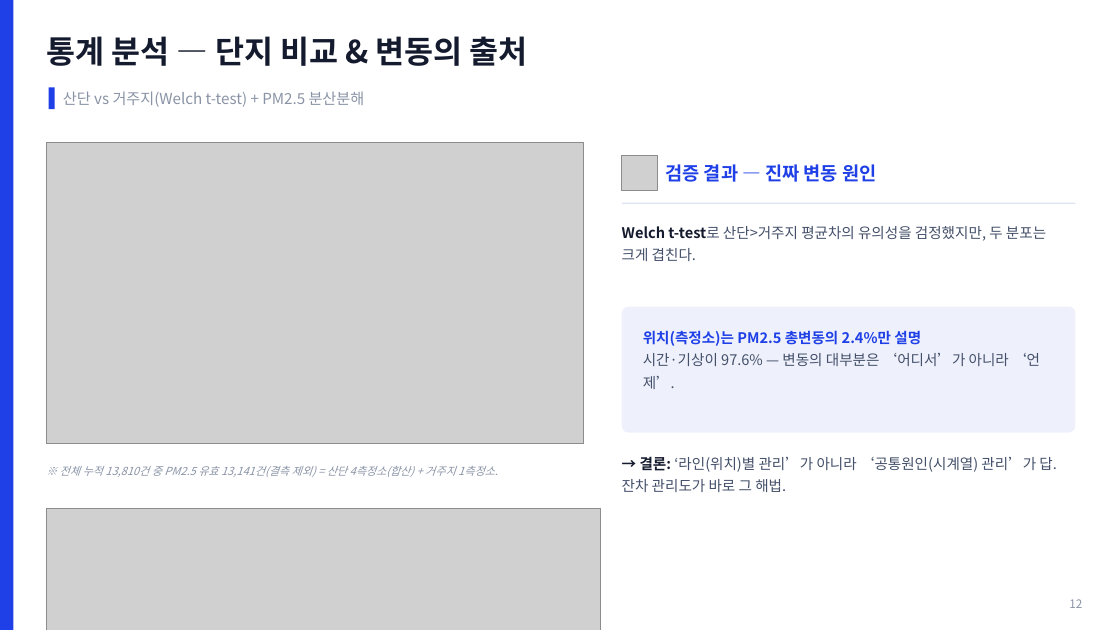
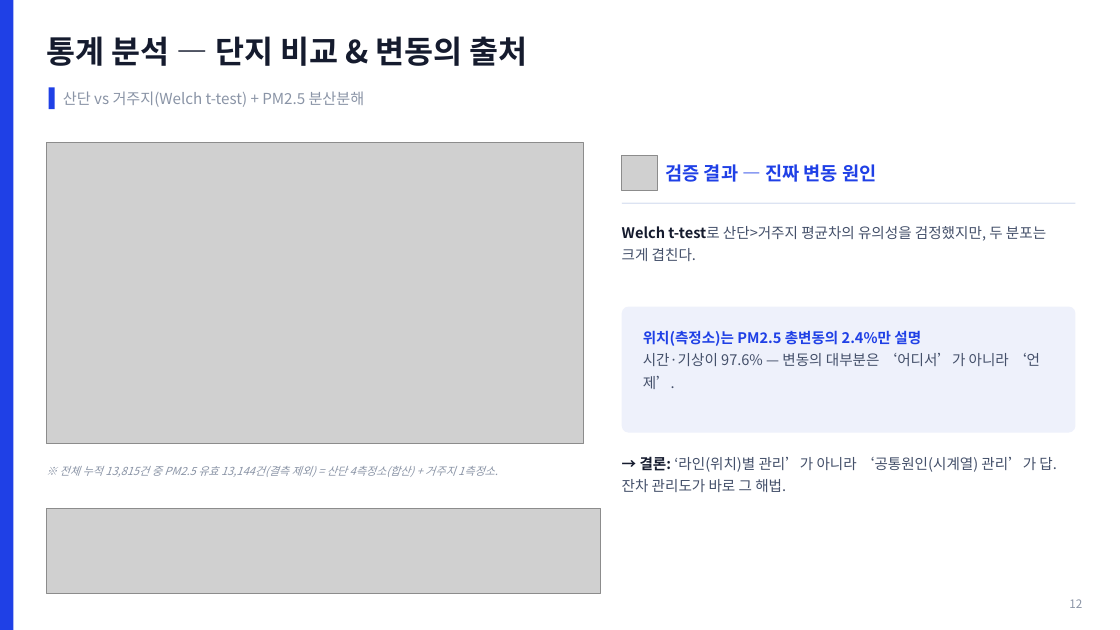
Before and after one commit to robinho0329/chungbuk-air-quality-monitor, a slide deck: slide 13 of reports/portfolio/포트폴리오_충북대기질_SPC.pptx. Drawn at 1120x630 pixels with LibreOffice and Linux fonts; fonts in the diff are those of the drawing; grey boxes stand for pictures. Boxes give left, top, right and bottom in pixels: in the first picture for what was removed or moved away, otherwise in the second. Text is boxed around its words. In the diff, an @@ line names an element or a change of style, - is before the commit and + after.

```diff
--- a/reports/portfolio/포트폴리오_충북대기질_SPC.pptx
+++ b/reports/portfolio/포트폴리오_충북대기질_SPC.pptx
@@ text at [60, 466, 498, 477]: text changed @@
-※ 전체 누적 13,810건 중 PM2.5 유효 13,141건(결측 제외) = 산단 4측정소(합산) + 거주지 1측정소.
+※ 전체 누적 13,815건 중 PM2.5 유효 13,144건(결측 제외) = 산단 4측정소(합산) + 거주지 1측정소.
@@ picture: place and size @@
-picture at [46, 508, 601, 630]
+picture at [46, 508, 601, 594]
```
Also in this commit, not shown: 3 other slides changed, 1 other file.
